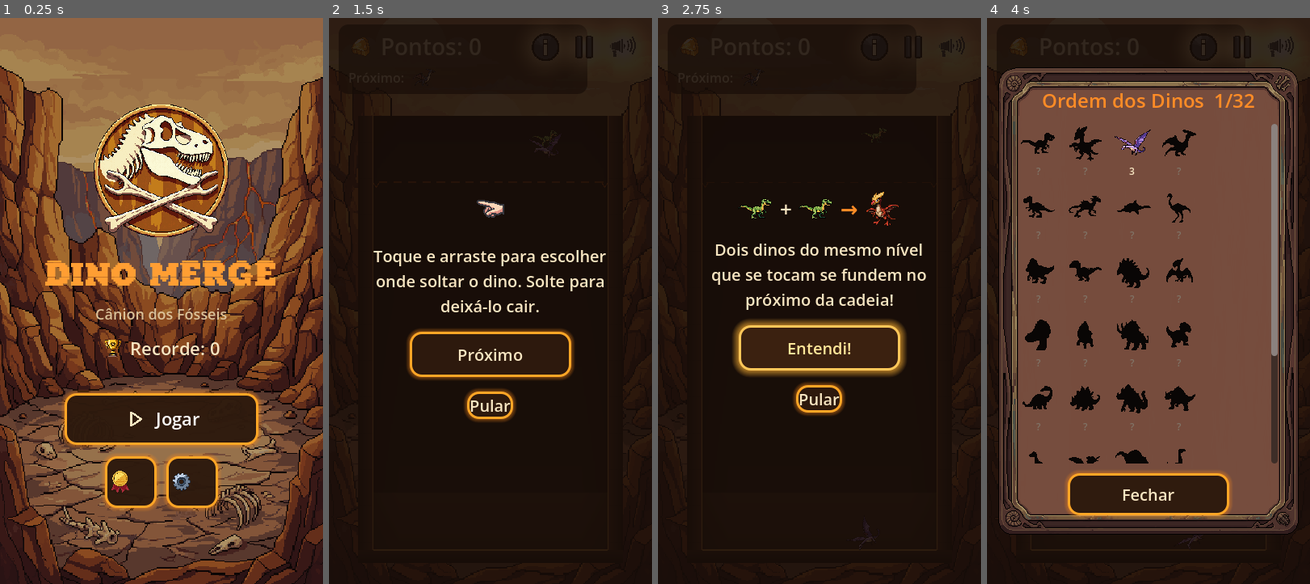
Above: before the commit, frames 1-4 (left to right).
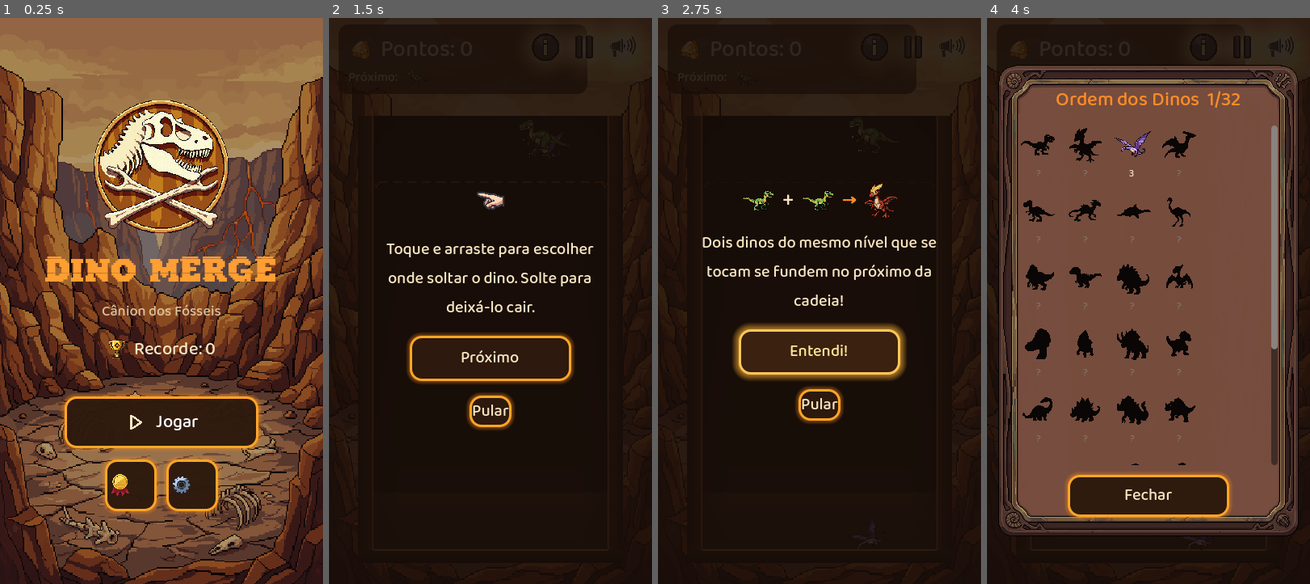
Above: after the commit, the same moments.

Repository: PedroHBGuimaraes/dino-merge
Game: Godot game, scene res://scenes/MainMenu.tscn
Same seed, same stepped clock (60 frames per second), same inputs: the game is played once before the commit and once after it. Sound files missing from this copy of the repository are replaced by a short silence.
Inputs (mouse positions are in pixels of both pictures, inside the frame that each line leads up to):
- Up to frame 1 (0.25 s): no input
- Up to frame 2 (1.5 s): click (490, 419) at 0.5 s; click (545, 46) at 1.25 s
- Up to frame 3 (2.75 s): click "Próximo" at 2 s
- Up to frame 4 (4 s): click "Entendi!" at 2.75 s; click (1203, 46) at 3.5 s

The runs differ from the first frame. In frame 1, 11% of the frame differs, in the area x 14-86%, y 14-88%; in frame 2, 5.4%; in frame 3, 6.5%; in frame 4, 11%.

Commit message:
chore: checkpoint antes da revisao de UI e gameplay

Diff:
--- a/assets/ui/theme/main_theme.tres
+++ b/assets/ui/theme/main_theme.tres
@@ -1,6 +1,7 @@
-[gd_resource type="Theme" load_steps=7 format=3]
+[gd_resource type="Theme" load_steps=8 format=3]
 
 [ext_resource type="Texture2D" uid="uid://ckhg7rjwu1jnb" path="res://assets/ui/merge/panel.png" id="1"]
+[ext_resource type="FontFile" uid="uid://cm6jipjqr4i7n" path="res://assets/fonts/Baloo2-Medium.ttf" id="2"]
 
 [sub_resource type="StyleBoxTexture" id="StyleBoxTexture_panel"]
 texture = ExtResource("1")
@@ -80,6 +81,7 @@
 corner_radius_bottom_left = 14
 
 [resource]
+default_font = ExtResource("2")
 default_font_size = 20
 Button/styles/normal = SubResource("StyleBoxFlat_normal")
 Button/styles/hover = SubResource("StyleBoxFlat_hover")
--- a/scenes/Dino.tscn
+++ b/scenes/Dino.tscn
@@ -1,16 +1,23 @@
-[gd_scene load_steps=3 format=3 uid="uid://cq8p0dino001"]
+[gd_scene load_steps=4 format=3 uid="uid://cq8p0dino001"]
 
 [ext_resource type="Script" path="res://scripts/dino.gd" id="1"]
 
 [sub_resource type="CircleShape2D" id="CircleShape2D_1"]
 radius = 20.0
 
+[sub_resource type="PhysicsMaterial" id="PhysicsMaterial_dino"]
+friction = 0.85
+bounce = 0.0
+
 [node name="Dino" type="RigidBody2D"]
 collision_layer = 2
 collision_mask = 3
+physics_material_override = SubResource("PhysicsMaterial_dino")
 continuous_cd = true
 contact_monitor = true
 max_contacts_reported = 6
+linear_damp = 0.3
+angular_damp = 2.0
 script = ExtResource("1")
 
 [node name="CollisionShape2D" type="CollisionShape2D" parent="."]
--- a/scenes/Main.tscn
+++ b/scenes/Main.tscn
@@ -5,7 +5,7 @@
 [ext_resource type="Texture2D" path="res://assets/scenes/bg_crater.png" id="3"]
 [ext_resource type="AudioStream" path="res://assets/audio/sfx/tap.wav" id="4"]
 [ext_resource type="AudioStream" path="res://assets/audio/sfx/evolve.wav" id="5"]
-[ext_resource type="AudioStream" path="res://assets/audio/music/canyon_theme.ogg" id="6"]
+[ext_resource type="AudioStream" path="res://assets/audio/music/island_bounce.ogg" id="6"]
 [ext_resource type="AudioStream" path="res://assets/audio/sfx/game_over.wav" id="13"]
 [ext_resource type="AudioStream" path="res://assets/audio/sfx/new_record.wav" id="14"]
 [ext_resource type="AudioStream" path="res://assets/audio/sfx/click.wav" id="15"]
--- a/scripts/dino.gd
+++ b/scripts/dino.gd
@@ -5,6 +5,14 @@
 ## "stuck above the danger line" game-over timer.
 
 const SETTLE_SPEED := 12.0
+## Hard backstop against a physics "explosion": no matter what impulse the
+## solver hands a dino (deep merge-spawn overlap, a stacked seam, a pile
+## that can't converge), its speed/spin is clamped here every physics
+## tick, so the worst case is a fast shove that settles -- never a dino
+## launched off-screen or through a wall. 2400 px/s is still well above a
+## normal terminal-velocity drop (~gravity 1600 over the pit height).
+const MAX_SPEED := 2400.0
+const MAX_SPIN := 12.0
 ## Seconds each idle frame stays on screen -- slow enough to read as a
 ## gentle breathing loop rather than a flicker.
 const IDLE_FRAME_DURATION := 0.35
@@ -97,6 +105,19 @@
 		sprite.scale = Vector2(scale_factor, scale_factor)
 	else:
 		sprite.visible = false
+	# Bigger dinos are heavier (so a light hatchling dropped on top can't
+	# shove the tier-20 boulder it lands on), but the ratio is deliberately
+	# compressed to ~4x end to end -- a large mass spread is the classic
+	# source of 2D solver jitter in a tall stack. Pair it with a center of
+	# mass pulled down toward the dino's feet: an irregular silhouette whose
+	# hull is centred on the 64x64 canvas otherwise balances happily upside
+	# down, and a low COM makes "flipped" an unstable pose it rights itself
+	# out of instead of resting in when the pile leans on it.
+	var frac: float = float(level_index) / maxf(DinoChain.level_count() - 1, 1.0)
+	mass = lerpf(0.55, 2.2, frac)
+	center_of_mass_mode = RigidBody2D.CENTER_OF_MASS_MODE_CUSTOM
+	center_of_mass = Vector2(0.0, lvl.radius * 0.25)
+
 	_idle_frames = lvl.idle_frames
 	_idle_frame_index = 0
 	_idle_elapsed = 0.0
@@ -188,7 +209,10 @@
 	var dist := away.length()
 	if dist < 0.01:
 		return
-	apply_central_impulse(away.normalized() * clampf(140.0 - dist * 0.3, 20.0, 140.0))
+	# Softer than it was (ceiling 140 -> 90): the ripple should visibly pass
+	# through the pile, not add a big outward kick to every neighbour of
+	# every merge -- in a combo cascade those stacked up into launches.
+	apply_central_impulse(away.normalized() * clampf(90.0 - dist * 0.25, 15.0, 90.0))
 	var base := sprite.scale
 	var t := create_tween()
 	t.tween_property(sprite, "scale", Vector2(base.x * 1.12, base.y * 0.88), 0.06)
@@ -199,6 +223,16 @@
 	contact_monitor = true
 	max_contacts_reported = 6
 	body_entered.connect(_on_body_entered)
+
+
+## Velocity/spin ceiling -- see MAX_SPEED. Runs even without a custom
+## integrator; we only clamp the state Godot already computed.
+func _integrate_forces(state: PhysicsDirectBodyState2D) -> void:
+	var v := state.linear_velocity
+	var speed := v.length()
+	if speed > MAX_SPEED:
+		state.linear_velocity = v * (MAX_SPEED / speed)
+	state.angular_velocity = clampf(state.angular_velocity, -MAX_SPIN, MAX_SPIN)
 
 
 func _process(delta: float) -> void:
--- a/scripts/dino_chain.gd
+++ b/scripts/dino_chain.gd
@@ -87,8 +87,13 @@
 
 const ASSET_DIR := "res://assets/dino"
 const COLLISION_DATA_PATH := "res://assets/dino/collision_data.json"
-const MIN_RADIUS := 35.1
-const RADIUS_STEP := 7.4
+# Bumped ~12% over the original 35.1 / 7.4 (two passes: ~7% then another
+# ~5%) so every dino reads chunkier on screen and in the pit, without
+# changing the 32-rung ramp shape. Top rung is now ~297px radius (~594
+# diameter) vs the 620px pit interior, so the biggest merges still keep a
+# small margin against the walls.
+const MIN_RADIUS := 39.5
+const RADIUS_STEP := 8.3
 
 var levels: Array[DinoLevel] = []
 
--- a/scripts/main.gd
+++ b/scripts/main.gd
@@ -27,7 +27,17 @@
 ## otherwise a dino resting near the top of the pit renders partly
 ## behind that panel and is unreadable.
 const TOP_UI_MARGIN := 100.0
-const MAX_SPAWN_LEVEL := 4  # only the 5 smallest species come out of the spawner
+## Base spawner pool: the 5 smallest species (indices 0-4). The cap widens
+## as the player merges their way up the chain this run -- see
+## _current_spawn_cap -- up to SPAWN_LEVEL_CEILING, so a fresh run stays
+## gentle and a deep run gradually stops handing out only the tiny ones.
+const MAX_SPAWN_LEVEL := 4
+const SPAWN_LEVEL_CEILING := 14
+## How hard _random_spawn_level leans toward the TOP of the available
+## window: the pick is the max of this many uniform rolls over [0, cap].
+## 1 = flat, 2 = gentle ramp (tier `cap` ends up ~(2*cap+1)x as likely as
+## tier 0), 3+ = steeper. Nothing ever comes out above `cap`.
+const SPAWN_TOP_BIAS_ROLLS := 2
 const SOUND_ON_ICON := preload("res://assets/ui/merge/icon_sound_on.png")
 const SOUND_OFF_ICON := preload("res://assets/ui/merge/icon_sound_off.png")
 
@@ -186,8 +196,28 @@
 	GameManager.danger_line_y = DANGER_LINE_Y_DESIGN
 
 
+## Highest chain index the spawner may currently hand the player. It
+## tracks the biggest dino the player has actually MADE this run
+## (GameManager.run_highest_level), staying 3 rungs below it: reach dino
+## #8 and drops still stop at #5, reach #9 and #6 opens up, and so on.
+## Floored at the base pool (MAX_SPAWN_LEVEL) so a fresh run -- or one
+## that never climbs past the base -- stays gentle, and clamped to
+## SPAWN_LEVEL_CEILING / the real end of the chain.
+func _current_spawn_cap() -> int:
+	var cap := maxi(MAX_SPAWN_LEVEL, GameManager.run_highest_level - 3)
+	return mini(cap, mini(SPAWN_LEVEL_CEILING, DinoChain.level_count() - 1))
+
+
 func _random_spawn_level() -> int:
-	return randi() % (MAX_SPAWN_LEVEL + 1)
+	var cap := _current_spawn_cap()
+	# Weighted toward the TOP of the [0, cap] window: the player should
+	# mostly be handed dinos near the biggest they've built this run, not
+	# an endless drip of hatchlings. Max of N rolls -- tier `cap` is the
+	# mode, tier 0 the rarest, nothing above `cap`. See SPAWN_TOP_BIAS_ROLLS.
+	var pick := 0
+	for _i in SPAWN_TOP_BIAS_ROLLS:
+		pick = maxi(pick, randi() % (cap + 1))
+	return pick
 
 
 func _unhandled_input(event: InputEvent) -> void:
Binary file added: assets/achievements/ach_collection_complete.png
Not shown, added: assets/achievements/ach_collection_complete.png.import
Binary file added: assets/achievements/ach_first_max_level.png
Not shown, added: assets/achievements/ach_first_max_level.png.import
Binary file added: assets/achievements/ach_first_unlock.png
Not shown, added: assets/achievements/ach_first_unlock.png.import
Binary file added: assets/achievements/ach_food_lifetime_1m.png
Not shown, added: assets/achievements/ach_food_lifetime_1m.png.import
Binary file added: assets/achievements/ach_full_family.png
Not shown, added: assets/achievements/ach_full_family.png.import
Binary file added: assets/achievements/ach_production_1b.png
Not shown, added: assets/achievements/ach_production_1b.png.import
(and 656 more such lines)
